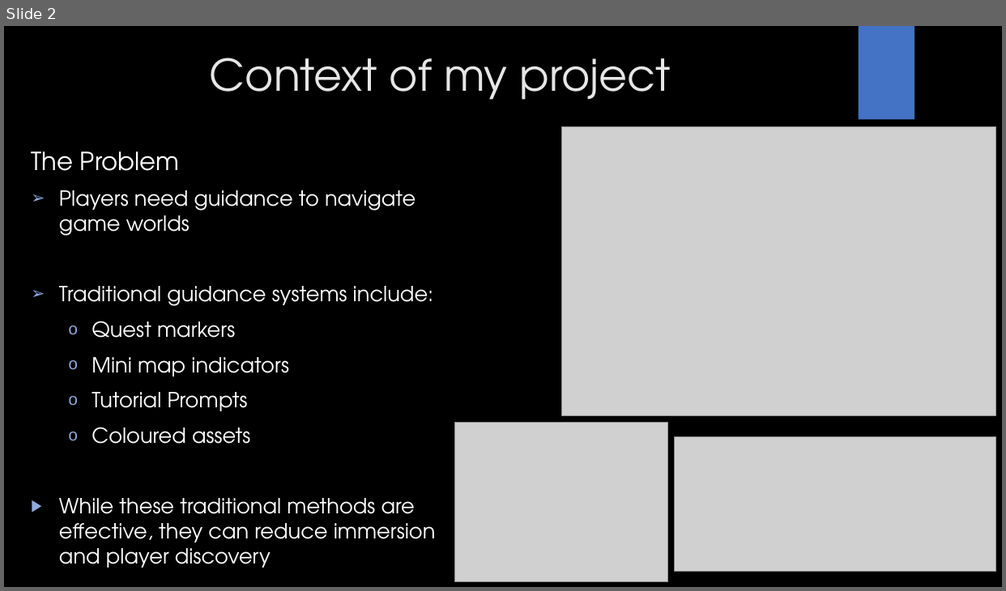
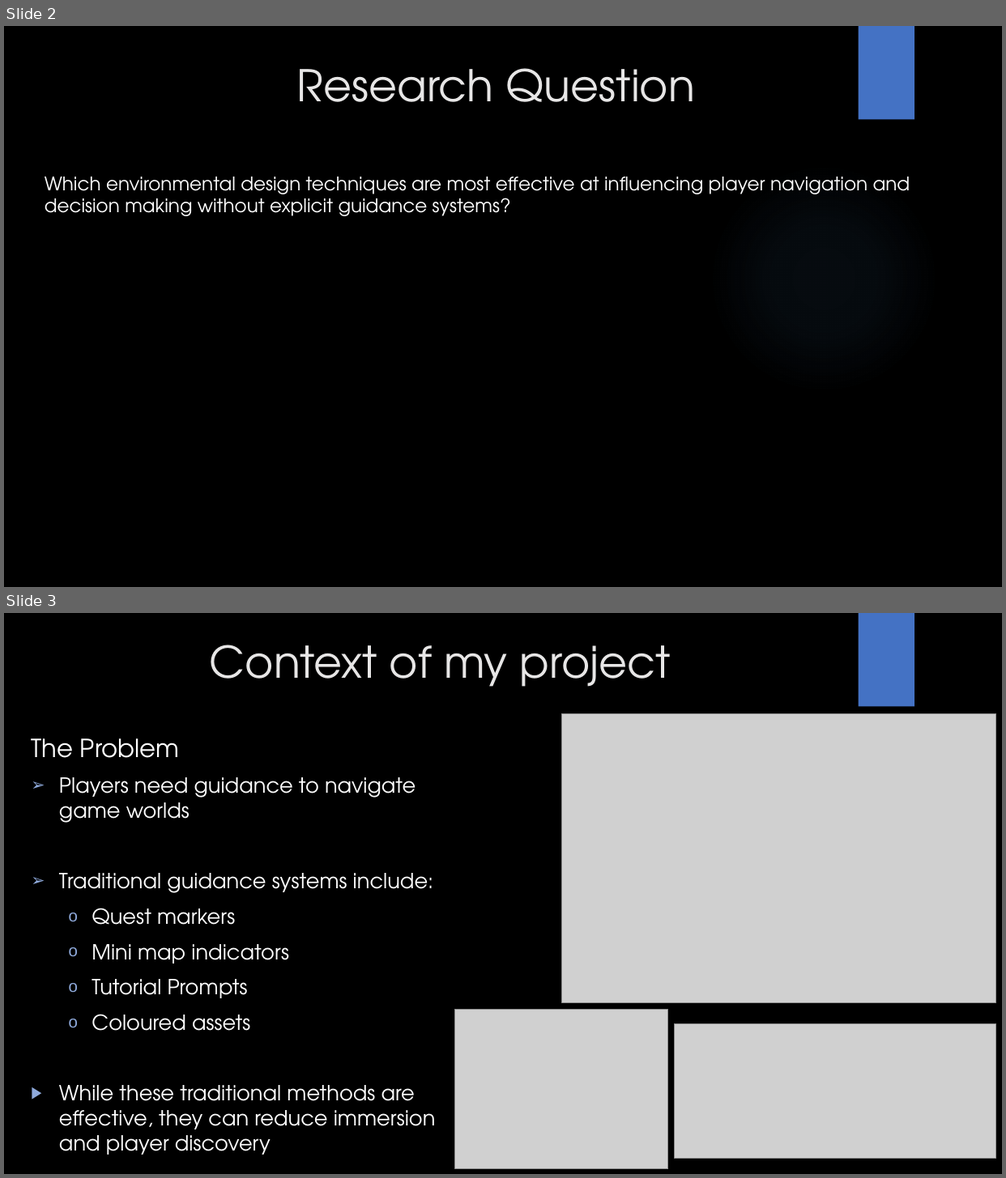
Before and after one commit to Mdot5596/MA-Dissertation, a slide deck: Project Proposal/GAM708 Proposal Presentation.pptx. Shown one above the other, each under a label of ours: slide 2 before the commit, slides 2 and 3 after it. The pictures are 1006x591 and 1006x1178 pixels, drawn with LibreOffice and Linux fonts; fonts in the diff are those of the drawing; grey boxes stand for pictures; background and template pictures are left out. Boxes give left, top, right and bottom in pixels: in the first picture for what was removed or moved away, otherwise in the second. Text is boxed around its words. In the diff, an @@ line names an element or a change of style, - is before the commit and + after.

```diff
--- a/Project Proposal/GAM708 Proposal Presentation.pptx
+++ b/Project Proposal/GAM708 Proposal Presentation.pptx
@@ slide 2 added at <box>4,26,1002,587</box>, background picture (left out); not listed: 1 template element that a slide beside it also shows @@
@@ title added at <box>297,68,695,102</box>, 42 pt, text #E7E6E6 @@
+Research Question
@@ ellipse added at <box>709,163,939,394</box>, fill gradient #5B9BD5 @@
@@ text added at <box>44,177,910,216</box>, 18 pt, text #FFFFFF @@
+Which environmental design techniques are most effective at influencing player navigation and decision making without explicit guidance systems?
@@ what was slide 2 is now slide 3 @@
```
Also in this commit, not shown: 2 slides changed, 4 other slides added, 6 slides removed, 2 other files.
